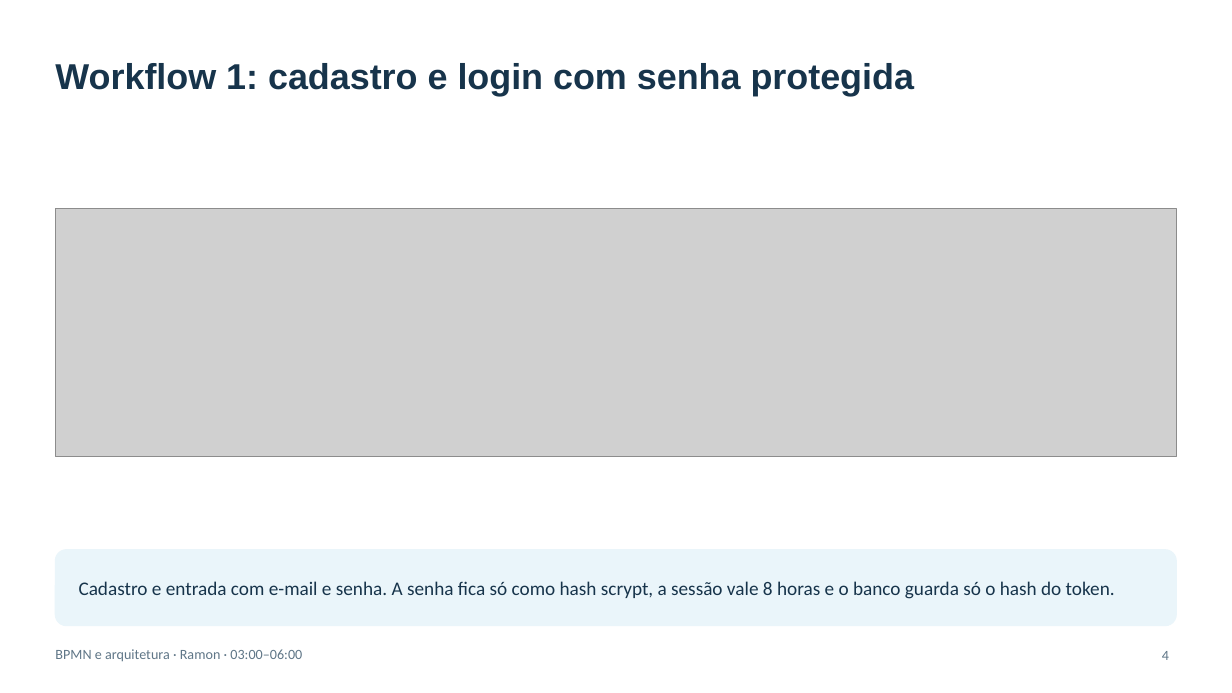
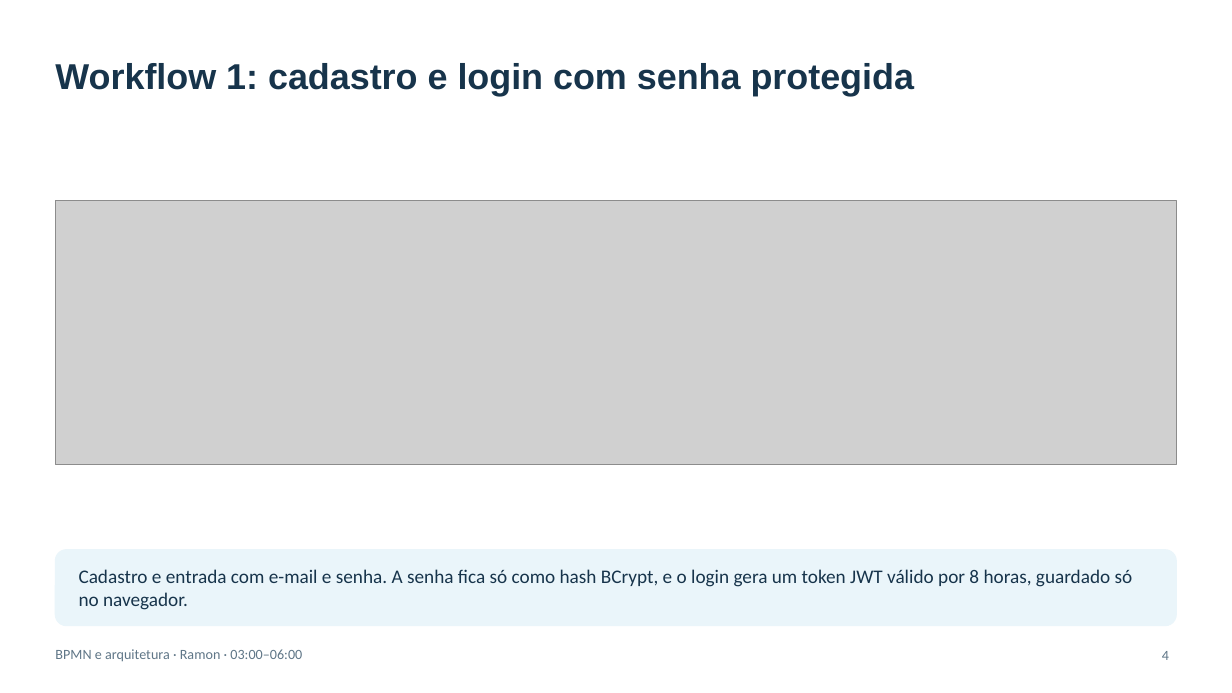
Before and after one commit to joaopgf/PixoraMed, a slide deck: slide 4 of docs/PixoraMed_final_presentation.pptx. Drawn at 1232x693 pixels with LibreOffice and Linux fonts; fonts in the diff are those of the drawing; grey boxes stand for pictures; background and template pictures are left out. Boxes give left, top, right and bottom in pixels: in the first picture for what was removed or moved away, otherwise in the second. Text is boxed around its words. In the diff, an @@ line names an element or a change of style, - is before the commit and + after.

```diff
--- a/docs/PixoraMed_final_presentation.pptx
+++ b/docs/PixoraMed_final_presentation.pptx
@@ picture: place and size @@
-picture at [55, 209, 1177, 457]
+picture at [55, 201, 1177, 465]
@@ text at [79, 569, 1133, 610]: text changed @@
-Cadastro e entrada com e-mail e senha. A senha fica só como hash scrypt, a sessão vale 8 horas e o banco guarda só o hash do token.
+Cadastro e entrada com e-mail e senha. A senha fica só como hash BCrypt, e o login gera um token JWT válido por 8 horas, guardado só no navegador.
```
Also in this commit, not shown: 3 other slides changed.
